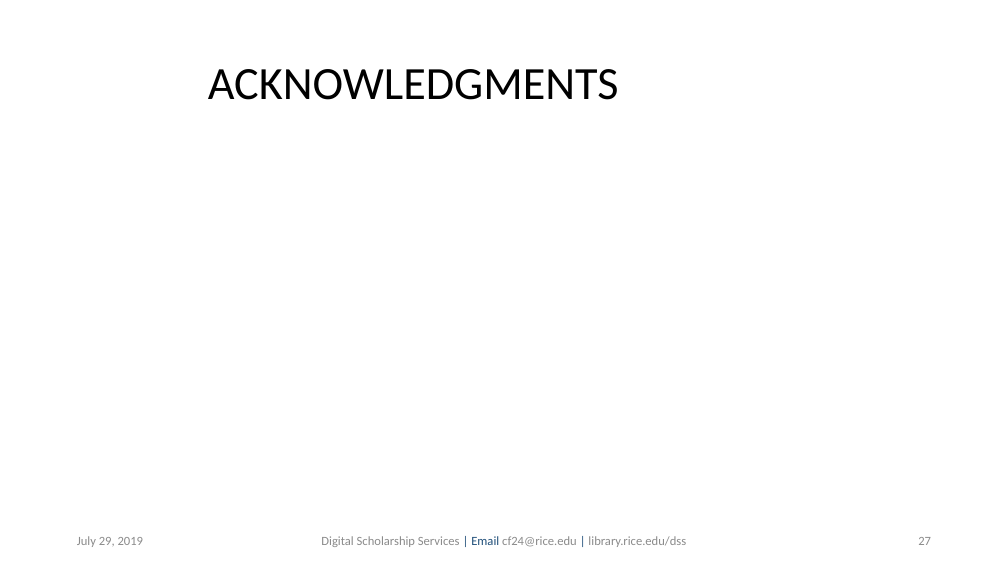
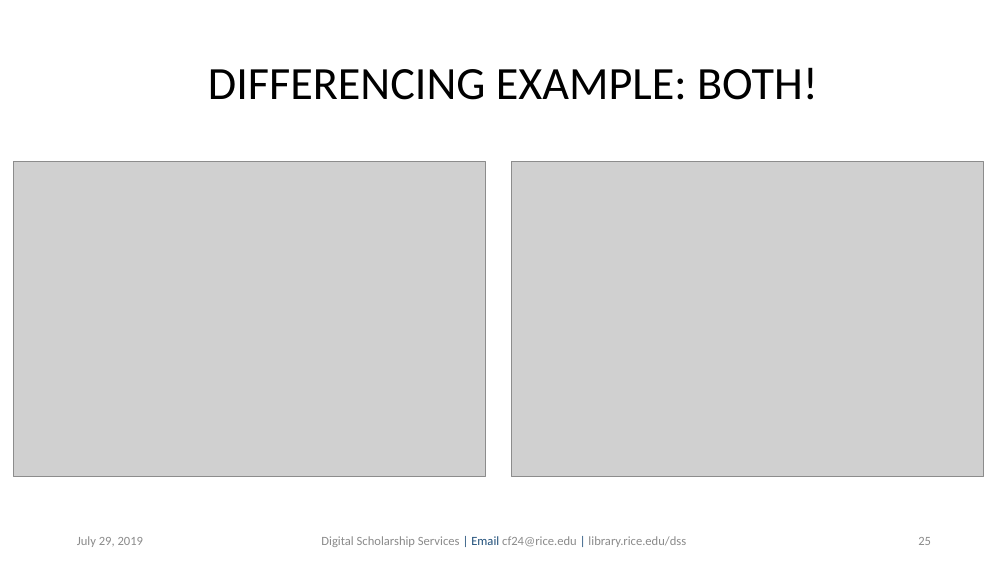
Before and after one commit to bakitybacon/rice-data-and-donuts, a slide deck: slide 25 of tsa/Introduction to Time Series Analysis.pptx (slide 27 before the commit). Drawn at 1008x567 pixels with LibreOffice and Linux fonts; fonts in the diff are those of the drawing; grey boxes stand for pictures; background and template pictures are left out. Boxes give left, top, right and bottom in pixels: in the first picture for what was removed or moved away, otherwise in the second. Text is boxed around its words. In the diff, an @@ line names an element or a change of style, - is before the commit and + after.

```diff
--- a/tsa/Introduction to Time Series Analysis.pptx
+++ b/tsa/Introduction to Time Series Analysis.pptx
@@ title at bbox=[208, 67, 818, 100]: text changed @@
-ACKNOWLEDGMENTS
+DIFFERENCING EXAMPLE: BOTH!
@@ picture added at bbox=[13, 162, 485, 477] @@
@@ picture added at bbox=[511, 162, 984, 477] @@
@@ page number at bbox=[918, 537, 931, 545]: text changed @@
-27
+25
```
Also in this commit, not shown: 5 other slides changed, 12 slides added.
